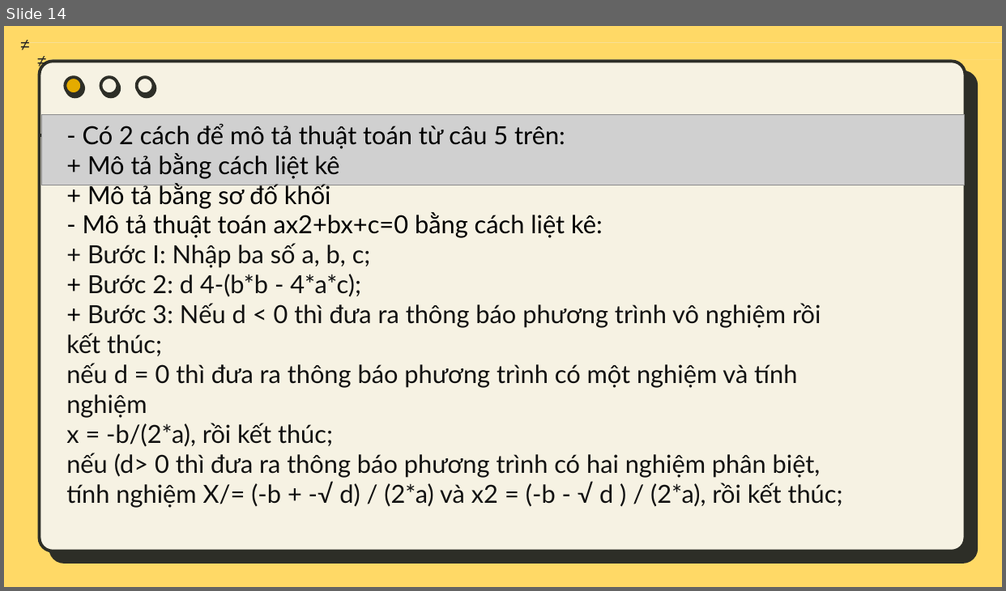
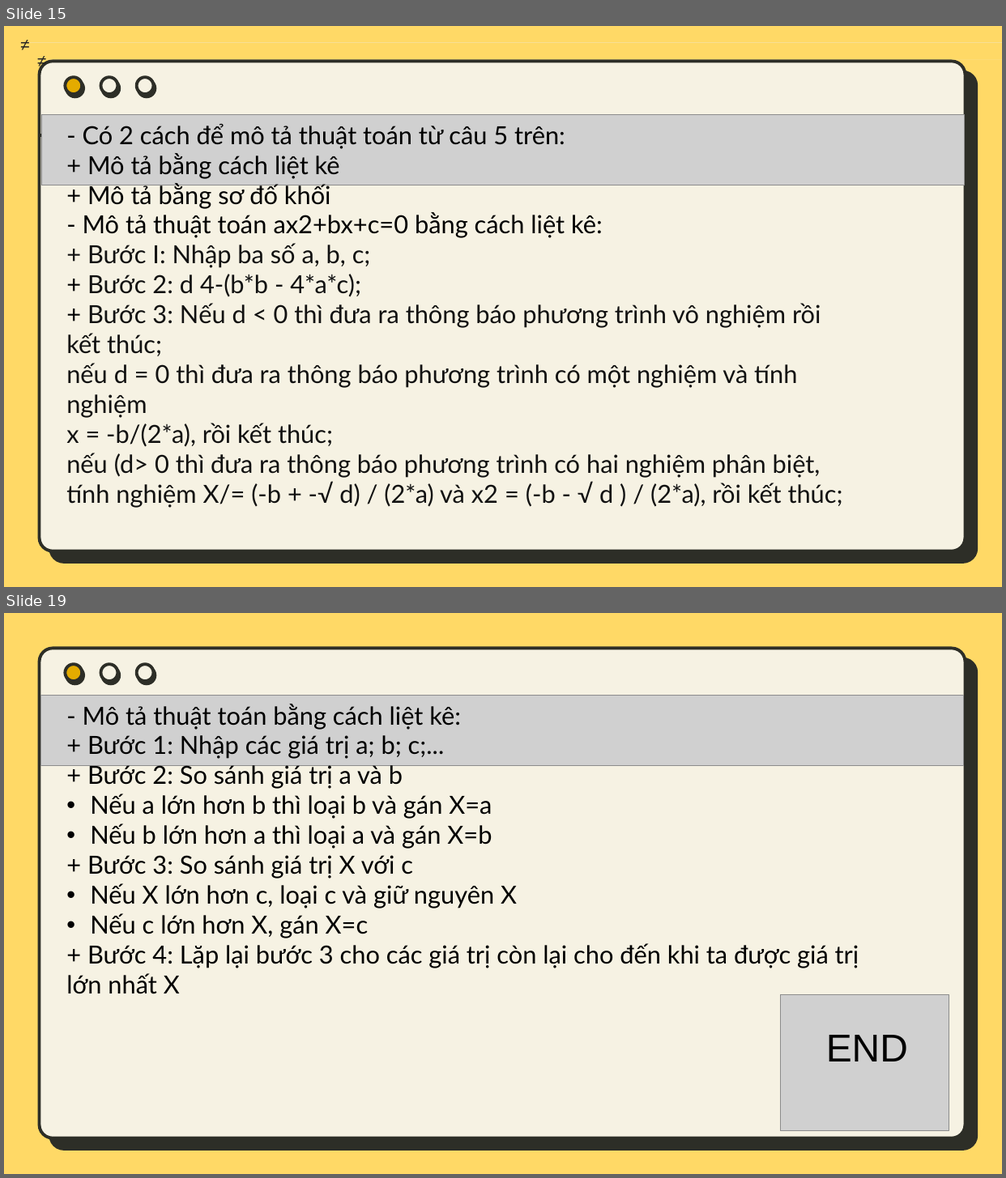
Before and after one commit to ngPhamNgocMinh10A2/Lop-10A02-Nhom-, a slide deck: bai4tin.pptx. Shown one above the other, each under a label of ours: slide 14 before the commit, slides 15 and 19 after it; the slides between them are not shown. The pictures are 1006x591 and 1006x1178 pixels, drawn with LibreOffice and Linux fonts; fonts in the diff are those of the drawing; grey boxes stand for pictures; background and template pictures are left out. Boxes give left, top, right and bottom in pixels: in the first picture for what was removed or moved away, otherwise in the second. Text is boxed around its words. In the diff, an @@ line names an element or a change of style, - is before the commit and + after.

```diff
--- a/bai4tin.pptx
+++ b/bai4tin.pptx
@@ slide 19 added at (4, 613, 1002, 1174), background #FFD966; not listed: 5 template elements that a slide beside it also shows @@
@@ picture added at (41, 695, 963, 765) @@
@@ text added at (66, 704, 859, 995), 18 pt, text #000000 @@
+- Mô tả thuật toán bằng cách liệt kê:
++ Bước 1: Nhập các giá trị a; b; c;...
++ Bước 2: So sánh giá trị a và b
+• Nếu a lớn hơn b thì loại b và gán X=a
+• Nếu b lớn hơn a thì loại a và gán X=b
++ Bước 3: So sánh giá trị X với c
+• Nếu X lớn hơn c, loại c và giữ nguyên X
+• Nếu c lớn hơn X, gán X=c
++ Bước 4: Lặp lại bước 3 cho các giá trị còn lại cho đến khi ta được giá trị lớn nhất X
@@ picture added at (780, 995, 949, 1131) @@
@@ text added at (826, 1035, 908, 1062), 28 pt, text #000000 @@
+END
@@ what was slide 14 is now slide 15 @@
```
Also in this commit, not shown: 9 slides changed, 4 other slides added.
